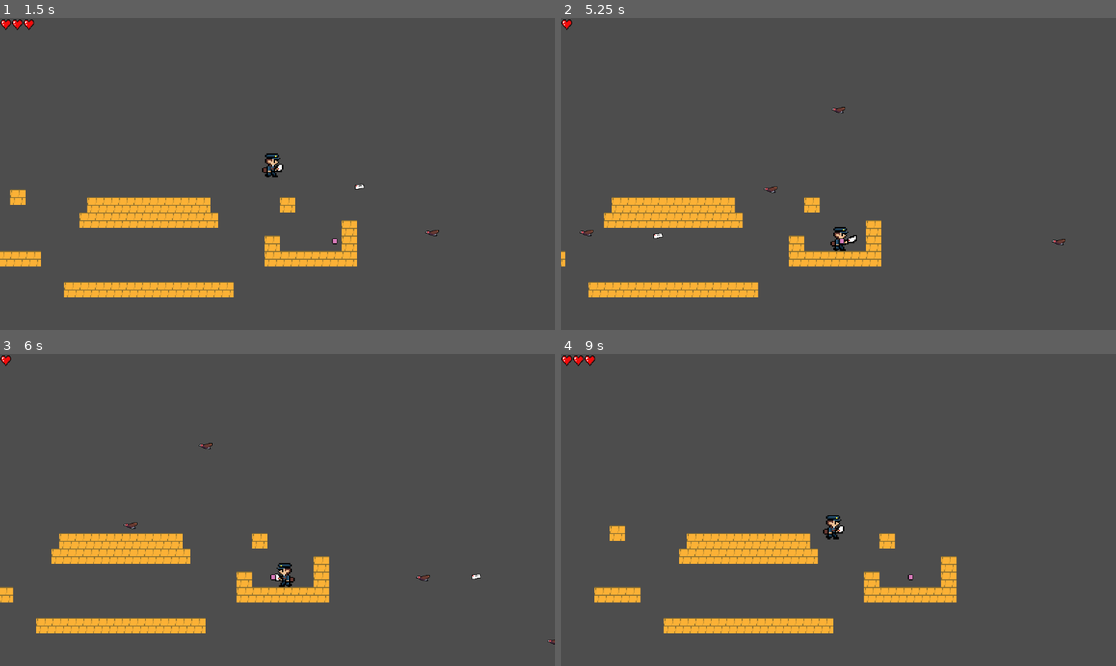
Above: before the commit, frames 1-4 (two rows, left to right).
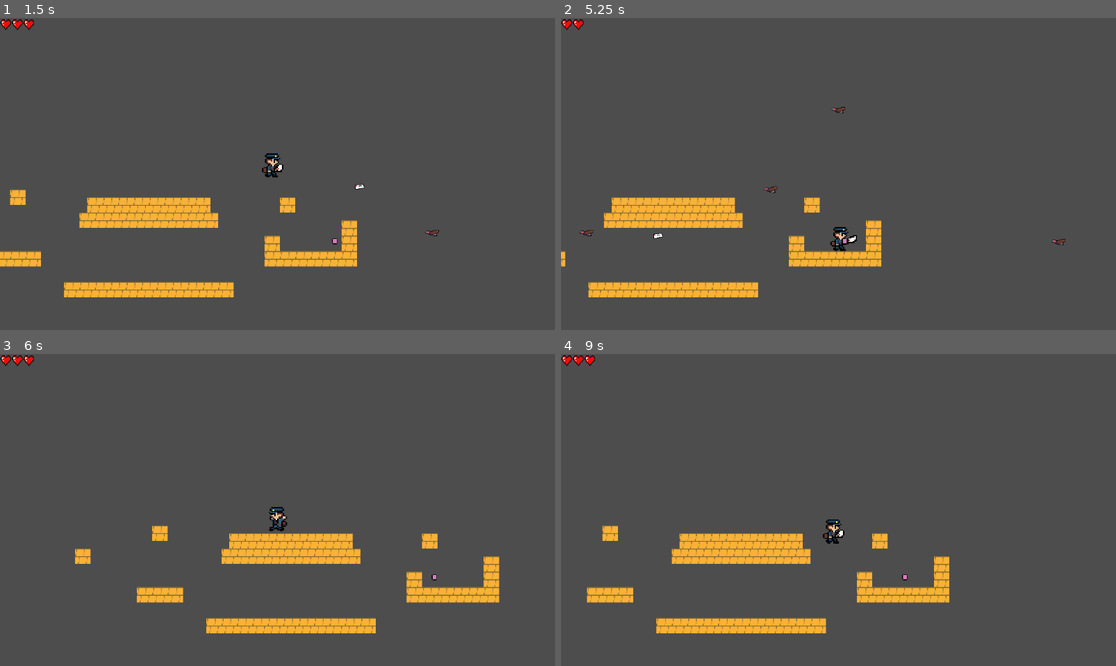
Above: after the commit, the same moments.

Repository: Suukhii/Delivery-through-time
Game: Godot game, scene res://scenes/game.tscn
Two runs of this game, one before a commit and one after it. Both use one fixed random seed, a clock stepped at 60 frames per second and the inputs below.
Inputs:
- Up to frame 1 (1.5 s): hold K (shoot_player_projectile) 0.53-1.28 s; hold Right (move_right) from 0.53 s (still down); tap Space (jump) at 0.77 s; tap K (shoot_player_projectile) at 1.35 s
- Up to frame 2 (5.25 s): tap Space (jump) at 1.52, 3.02, 3.77, 4.52 s; release Right (move_right) at 2.03 s; hold Left (move_left) 2.03-2.78 s; hold K (shoot_player_projectile) 2.03-2.78 s; hold Right (move_right) 2.78-4.28 s; tap K (shoot_player_projectile) at 2.85, 4.35 s; hold K (shoot_player_projectile) 3.53-4.28 s; hold Left (move_left) 4.28-5.03 s; hold Right (move_right) from 5.03 s (still down); hold K (shoot_player_projectile) from 5.03 s (still down)
- Up to frame 3 (6 s): release Right (move_right) at 5.78 s; release K (shoot_player_projectile) at 5.78 s; hold Left (move_left) from 5.78 s (still down); tap K (shoot_player_projectile) at 5.85 s
- Up to frame 4 (9 s): tap Space (jump) at 6.02, 6.77, 7.52 s; hold K (shoot_player_projectile) 6.53-7.28 s; release Left (move_left) at 7.28 s; hold Right (move_right) from 7.28 s (still down); tap K (shoot_player_projectile) at 7.35, 8.85 s; hold K (shoot_player_projectile) 8.03-8.78 s

Frame 1 is identical in both runs. In frame 2, less than 0.1% of the frame differs, in the area x 2-52%, y 0-73%; in frame 3, 11%, in the area x 0-100%, y 0-94%; in frame 4, 2.2%.

Commit message:
changed enemy raycast size

Diff:
--- a/scenes/enemy.tscn
+++ b/scenes/enemy.tscn
@@ -37,10 +37,10 @@
 
 [node name="RayCastLeft" type="RayCast2D" parent="."]
 position = Vector2(1, -4)
-target_position = Vector2(-8, 0)
+target_position = Vector2(-5, 0)
 
 [node name="RayCastRight" type="RayCast2D" parent="."]
 position = Vector2(2, -4)
-target_position = Vector2(9, 0)
+target_position = Vector2(6, 0)
 
 [connection signal="body_entered" from="DetectionArea" to="." method="_on_detection_area_body_entered"]
Not shown: 1 places in scenes/enemy.tscn that only renumber resources
Not shown: 1 places in scenes/game.tscn that only renumber resources
